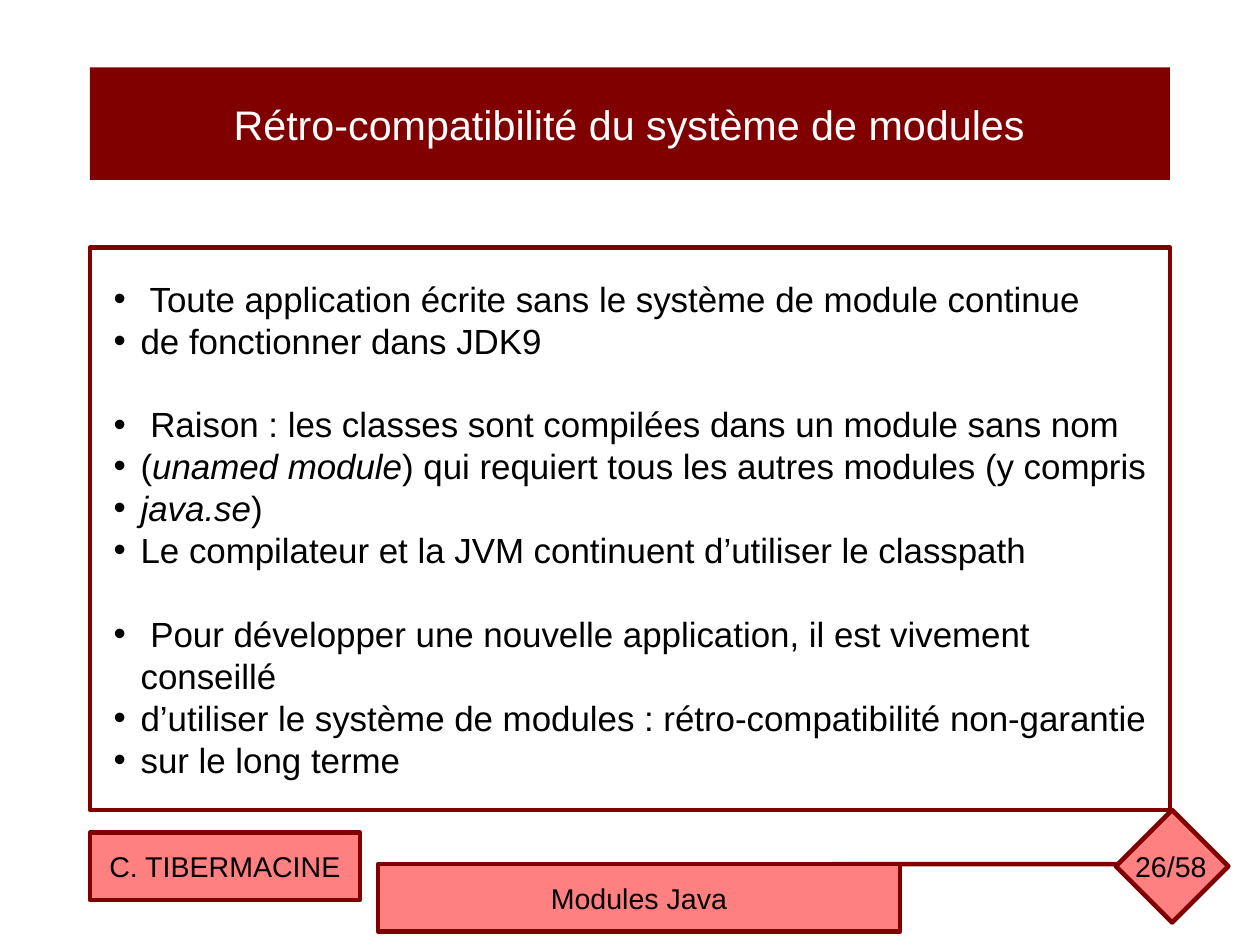
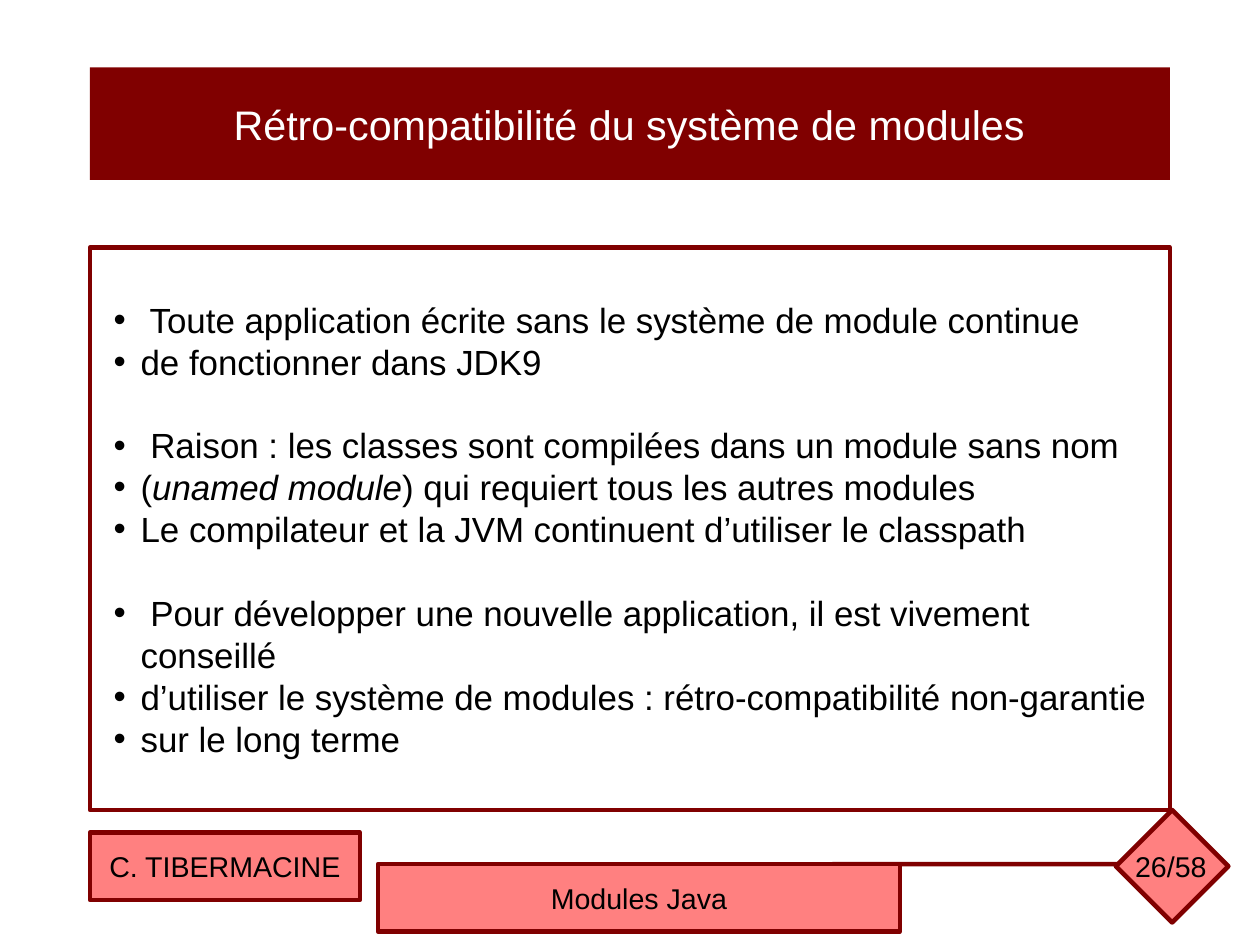
Before and after one commit to ctiber/composants, a slide deck: slide 26 of cours/cours6.odp. Drawn at 1260x945 pixels with LibreOffice and Linux fonts; fonts in the diff are those of the drawing. Boxes give left, top, right and bottom in pixels: in the first picture for what was removed or moved away, otherwise in the second. Text is boxed around its words. In the diff, an @@ line names an element or a change of style, - is before the commit and + after.

```diff
--- a/cours/cours6.odp
+++ b/cours/cours6.odp
@@ text in rectangle at (141,474,976,507): text changed @@
-• (unamed module) qui requiert tous les autres modules (y compris
-• java.se)
+• (unamed module) qui requiert tous les autres modules
```
Also in this commit, not shown: 21 other slides changed, 1 other file.
